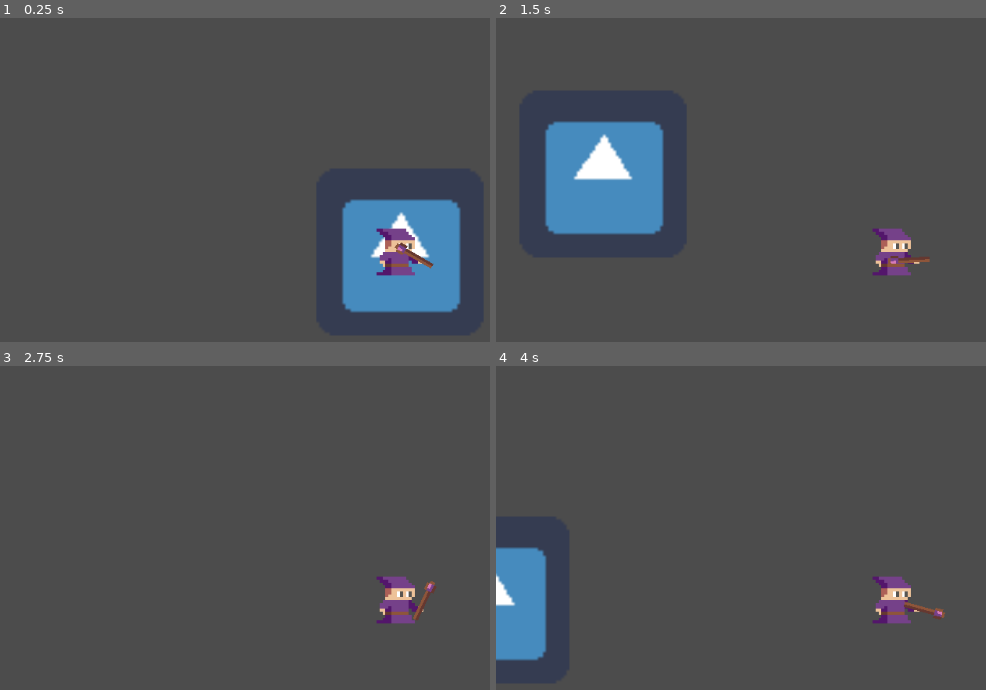
Above: before the commit, frames 1-4 (two rows, left to right).
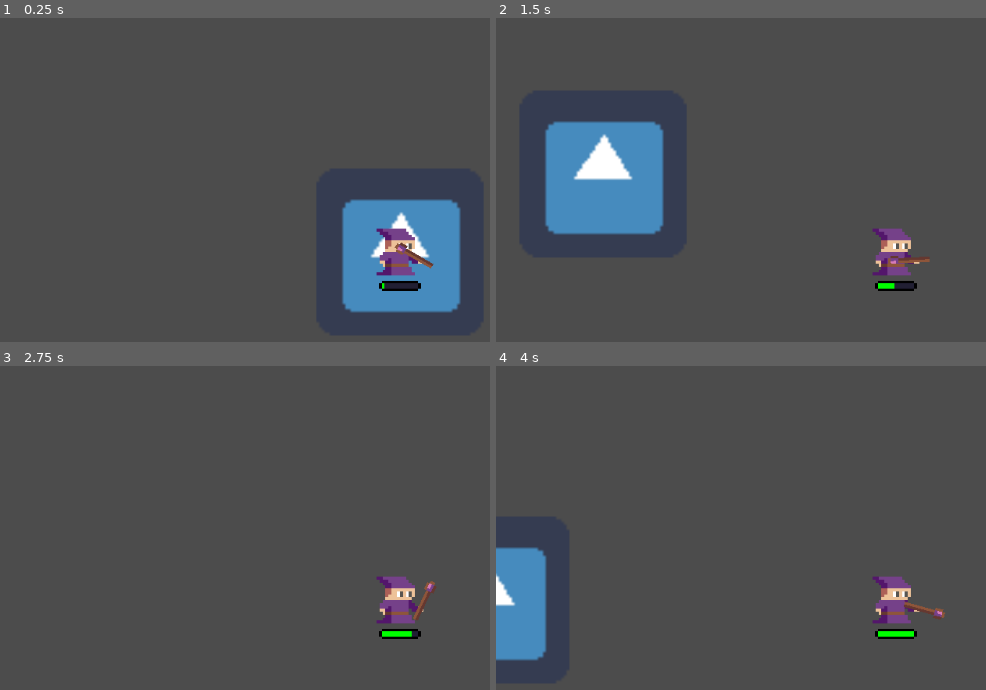
Above: after the commit, the same moments.

Repository: MDJolley/LearningGodot
Game: Godot game, scene res://scenes/World.tscn
The game is run twice, just before and just after one commit, with the same random seed, the same clock (stepped at 60 frames per second) and the same inputs. Before the commit the project starts from res://World.tscn. The engine's default icon, where the game draws it, is replaced by a stand-in: a white triangle on a blue panel in a dark square.
Inputs (mouse positions are in pixels of both pictures, inside the frame that each line leads up to):
- Up to frame 1 (0.25 s): no input
- Up to frame 2 (1.5 s): tap Enter at 0.5 s; move the mouse to (outside the picture) at 0.52 s; press the mouse at (outside the picture) at 0.53 s; hold D (move_right) 0.53-1.28 s; move the mouse to (736, 273) at 1.27 s; release the mouse at (736, 273) at 1.28 s; hold S (move_down) from 1.28 s (still down); click (736, 273) at 1.35 s
- Up to frame 3 (2.75 s): move the mouse to (480, 495) at 2.02 s; release S (move_down) at 2.03 s; press the mouse at (480, 495) at 2.03 s; hold D (move_right) from 2.03 s (still down)
- Up to frame 4 (4 s): tap Space at 2.75 s; move the mouse to (outside the picture) at 2.77 s; release D (move_right) at 2.78 s; release the mouse at (outside the picture) at 2.78 s; hold W (move_up) 2.78-3.53 s; click (outside the picture) at 2.85 s; tap Enter at 3.5 s; move the mouse to (outside the picture) at 3.52 s; press the mouse at (outside the picture) at 3.53 s; hold A (move_left) from 3.53 s (still down)

The runs differ from the first frame. In frame 1, 0.2% of the frame differs, in the area x 77-86%, y 81-85%; in frame 2, 0.2%; in frame 3, 0.2%; in frame 4, 0.2%.

Commit message:
Player has mvp Health Bar
Added Health Bar scene which fills as player regens hp.

Diff:
--- a/Player.gd
+++ /dev/null
@@ -1,46 +0,0 @@
-extends KinematicBody2D
-
-
-# Declare member variables here. Examples:
-# var a = 2
-# var b = "text"
-var level
-var velocity = Vector2(0,0)
-var moveSpeed = 50
-var hp = 100
-
-# Called when the node enters the scene tree for the first time.
-func _ready():
-	pass # Replace with function body.
-
-
-# Called every frame. 'delta' is the elapsed time since the previous frame.
-func _process(delta):
-	move(moveSpeed)
-	fire()
-	move_and_slide(velocity)
-
-func fire():
-	if (Input.is_action_pressed("fire")):
-		pass
-	pass
-
-func move(speed):
-	speed *= 5
-	if(Input.is_action_pressed("move_up") && Input.is_action_pressed("move_down")):
-		velocity.y = 0
-	elif(Input.is_action_pressed("move_up")):
-		velocity.y = -speed
-	elif(Input.is_action_pressed("move_down")):
-		velocity.y = speed
-	else:
-		velocity.y = 0
-	if(Input.is_action_pressed("move_right") && Input.is_action_pressed("move_left")):
-		velocity.y = 0
-	elif(Input.is_action_pressed("move_right")):
-		velocity.x = speed
-	elif(Input.is_action_pressed("move_left")):
-		velocity.x = -speed
-	else:
-		velocity.x = 0
-	velocity = velocity.normalized()
--- a/World.tscn
+++ /dev/null
@@ -1,12 +0,0 @@
-[gd_scene load_steps=3 format=2]
-
-[ext_resource path="res://scenes/Player.tscn" type="PackedScene" id=1]
-[ext_resource path="res://icon.png" type="Texture" id=2]
-
-[node name="World" type="Node2D"]
-position = Vector2( 172, 123 )
-
-[node name="Sprite" type="Sprite" parent="."]
-texture = ExtResource( 2 )
-
-[node name="Player" parent="." instance=ExtResource( 1 )]
--- a/project.godot
+++ b/project.godot
@@ -12,7 +12,7 @@
 "base": "KinematicBody2D",
 "class": "Entity",
 "language": "GDScript",
-"path": "res://entity.gd"
+"path": "res://scripts/entity.gd"
 } ]
 _global_script_class_icons={
 "Entity": ""
@@ -21,7 +21,7 @@
 [application]
 
 config/name="Shmup"
-run/main_scene="res://World.tscn"
+run/main_scene="res://scenes/World.tscn"
 config/icon="res://icon.png"
 
 [importer_defaults]
--- a/scenes/Health Bar.tscn
+++ /dev/null
@@ -1,14 +0,0 @@
-[gd_scene load_steps=3 format=2]
-
-[ext_resource path="res://assets/HP_Over.png" type="Texture" id=1]
-[ext_resource path="res://assets/HP_Under.png" type="Texture" id=2]
-
-[node name="Control" type="Control"]
-anchor_right = 1.0
-anchor_bottom = 1.0
-
-[node name="TextureProgress" type="TextureProgress" parent="."]
-margin_right = 40.0
-margin_bottom = 40.0
-texture_under = ExtResource( 2 )
-texture_over = ExtResource( 1 )
--- a/scenes/Player.tscn
+++ b/scenes/Player.tscn
@@ -1,8 +1,9 @@
-[gd_scene load_steps=5 format=2]
+[gd_scene load_steps=6 format=2]
 
 [ext_resource path="res://assets/Player.png" type="Texture" id=1]
-[ext_resource path="res://player_controller.gd" type="Script" id=2]
-[ext_resource path="res://scenes/Wand.tscn" type="PackedScene" id=3]
+[ext_resource path="res://scripts/player_controller.gd" type="Script" id=2]
+[ext_resource path="res://scenes/weapons/Wand.tscn" type="PackedScene" id=3]
+[ext_resource path="res://scenes/ui/Health Bar.tscn" type="PackedScene" id=4]
 
 [sub_resource type="CapsuleShape2D" id=1]
 radius = 6.0
@@ -25,3 +26,8 @@
 
 [node name="Wand" parent="." instance=ExtResource( 3 )]
 position = Vector2( 8, 3 )
+
+[node name="HealthBar" parent="." instance=ExtResource( 4 )]
+margin_left = -8.0
+margin_top = 11.0
+margin_bottom = 11.0
--- /dev/null
+++ b/scenes/World.tscn
@@ -0,0 +1,12 @@
+[gd_scene load_steps=3 format=2]
+
+[ext_resource path="res://icon.png" type="Texture" id=1]
+[ext_resource path="res://scenes/Player.tscn" type="PackedScene" id=2]
+
+[node name="World" type="Node2D"]
+position = Vector2( 172, 123 )
+
+[node name="Sprite" type="Sprite" parent="."]
+texture = ExtResource( 1 )
+
+[node name="Player" parent="." instance=ExtResource( 2 )]
--- /dev/null
+++ b/scenes/ui/Health Bar.tscn
@@ -0,0 +1,19 @@
+[gd_scene load_steps=5 format=2]
+
+[ext_resource path="res://assets/HP_Over.png" type="Texture" id=1]
+[ext_resource path="res://assets/HP_Under.png" type="Texture" id=2]
+[ext_resource path="res://assets/HP_Progress.png" type="Texture" id=3]
+[ext_resource path="res://scripts/Health Bar.gd" type="Script" id=4]
+
+[node name="HealthBar" type="Control"]
+anchor_right = 1.0
+anchor_bottom = 1.0
+script = ExtResource( 4 )
+
+[node name="TextureProgress" type="TextureProgress" parent="."]
+margin_right = 16.0
+margin_bottom = 4.0
+texture_under = ExtResource( 2 )
+texture_over = ExtResource( 1 )
+texture_progress = ExtResource( 3 )
+texture_progress_offset = Vector2( 1, 1 )
--- /dev/null
+++ b/scripts/Health Bar.gd
@@ -0,0 +1,15 @@
+extends Control
+
+onready var health_bar = $TextureProgress
+onready var color_healthy = Color.green
+
+func _ready():
+	health_bar.tint_progress = color_healthy
+
+func update_health(health):
+	health_bar.value = health
+	print("health set to ", health)
+
+func update_max_health(max_health):
+	print(max_health)
+	health_bar.max_value = max_health
--- a/entity.gd
+++ b/scripts/entity.gd
@@ -1,5 +1,7 @@
 extends KinematicBody2D
 class_name Entity
+
+onready var health_bar = $HealthBar
 
 var maxHealth : int
 var currentHealth : int
@@ -11,19 +13,25 @@
 var manaRegen : int
 
 func _ready():
-	pass # Replace with function body.
+	pass
 
 func applyDamage(amount):
 	var damageTaken = amount - armour
 	if (damageTaken < 1): damageTaken = 1
-	if (currentHealth > damageTaken): currentHealth -= damageTaken
+	if (currentHealth > damageTaken):
+		currentHealth -= damageTaken
+		health_bar.update_health(currentHealth)
 	else: die()
 
 func regenHP():
 	if (currentHealth < maxHealth):
 		if (currentHealth + healthRegen > maxHealth):
 			currentHealth = maxHealth
-		else: currentHealth += healthRegen
+			health_bar.update_health(currentHealth)
+		else:
+			currentHealth += healthRegen
+			health_bar.update_health(currentHealth)
+
 
 func modifyMana(amount):
 	var newMana = currentMana + amount
@@ -38,4 +46,5 @@
 		else: currentMana += manaRegen
 
 func die():
+	#print("you are dead")
 	pass
--- a/player_controller.gd
+++ b/scripts/player_controller.gd
@@ -1,24 +1,30 @@
 extends Entity
 
+onready var player_camera = $Camera
 
-# Declare member variables here. Examples:
-# var a = 2
-# var b = "text"
 var level
 var velocity = Vector2(0,0)
 var moveSpeed = 30
-var hp = 100
 
-# Called when the node enters the scene tree for the first time.
 func _ready():
-	get_child(0).make_current()
-	pass # Replace with function body.
+	initialize_stats()
+	health_bar.update_max_health(maxHealth)
+	health_bar.update_health(currentHealth)
+	player_camera.make_current()
 
+func initialize_stats():
+	maxHealth = 200
+	currentHealth = 1
+	healthRegen = 1
+	armour = 0
+	maxMana = 200
+	currentMana = 200
+	manaRegen = 10
 
-# Called every frame. 'delta' is the elapsed time since the previous frame.
 func _process(delta):
 	move(moveSpeed)
 	move_and_slide(velocity)
+	regenHP()
 
 func move(speed):
 	speed *= 5
@@ -38,4 +44,3 @@
 		velocity.x = -speed
 	else:
 		velocity.x = 0
-	#velocity = velocity.normalized()
Binary file added: assets/HP_Progress.aseprite
Binary file added: assets/HP_Progress.png
Not shown, added: assets/HP_Progress.png.import
Renamed: scenes/Wand.tscn -> scenes/weapons/Wand.tscn
